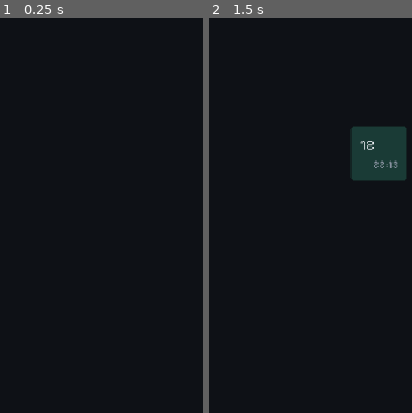
Above: before the commit, frames 1-2 (left to right).
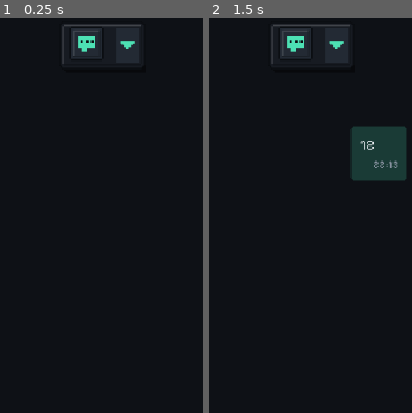
Above: after the commit, the same moments.

Repository: goodview-software/pocket-chat
Game: Godot game, scene res://boot.tscn
Two runs of this game, one before a commit and one after it. Both use one fixed random seed, a clock stepped at 60 frames per second and the inputs below.
Inputs (mouse positions are % of the whole screen's width and height, from its top left):
- Up to frame 1 (0.25 s): no input
- Up to frame 2 (1.5 s): click (50, 96) at 0.52 s; type "12" at 0.6 s; tap Enter (ui_accept) at 1.25 s; move the mouse to (50, 50) at 1.27 s; hold Right from 1.28 s (still down); tap Tab at 1.35 s; click (50, 50) at 1.42 s
The pictures show only the part of the screen within x 49-99%, y 0-50%; the shares and areas given below are measured in that part.

The runs differ from the first frame. In frame 1, 2.4% of the frame differs, in the area x 30-70%, y 1-12%; in frame 2, 2.4%.

Commit message:
Version 0.2.0

Diff:
--- /dev/null
+++ b/hud.gd
@@ -0,0 +1,233 @@
+extends Window
+## HUD overlay pixel art (PC) : bandeau en haut à droite de l'écran avec les personnages, dépliable pour ouvrir un chat.
+## Fenêtre sans bordure, transparente, toujours au-dessus, sans prise de focus. Bulle de notification à l'arrivée d'un message.
+const KPx := preload("res://kit/ui/px.gd")
+const SHEET := preload("res://mascot/goody.png")
+const BODIES := [Color("4de1b4"), Color("ff8fb1"), Color("6aa8ff"), Color("ffa24d"), Color("b58bff"),
+		Color("ffd84d"), Color("ff6b6b"), Color("c9d1da")]
+const MARGIN := 12
+const BOX := 44        # case d'un personnage dans le bandeau
+const ROW_H := 46
+const PANEL_W := 280
+const MAX_STRIP := 4
+const TOAST_SECS := 6.0
+
+var main: Control
+var cv: Control
+var expanded := false
+var toast := {}        # {conv, title, text, mascot, t}
+var hits: Array = []   # [Rect2, String] : "toggle", "open" ou id de conversation
+var hover := -1
+var t := 0.0
+var entries: Array = []
+var font: Font
+var _sig := ""
+
+
+func setup(m: Control) -> void:
+	main = m
+	font = m.get_theme_default_font()
+	title = "Pocket Chat HUD"
+	borderless = true
+	always_on_top = true
+	transparent = true
+	transparent_bg = true
+	unfocusable = true
+	transient = false
+	exclusive = false
+	wrap_controls = false
+	cv = Control.new()
+	cv.set_anchors_preset(Control.PRESET_FULL_RECT)
+	cv.texture_filter = CanvasItem.TEXTURE_FILTER_NEAREST
+	cv.mouse_default_cursor_shape = Control.CURSOR_POINTING_HAND
+	cv.draw.connect(_draw_ui)
+	cv.gui_input.connect(_input_ui)
+	cv.mouse_exited.connect(func(): hover = -1)
+	add_child(cv)
+	_collect()
+	_relayout()
+	visible = true
+
+
+## Appelé par l'app à chaque message entrant.
+func notify(conv: String, who: String, text: String, mascot: int) -> void:
+	toast = {"conv": conv, "title": who, "text": text, "mascot": mascot, "t": TOAST_SECS}
+	_relayout()
+
+
+func _process(d: float) -> void:
+	t += d
+	if not toast.is_empty():
+		toast.t = float(toast.t) - d
+		if float(toast.t) <= 0.0:
+			toast = {}
+			_relayout()
+	_collect()
+	cv.queue_redraw()
+
+
+## Liste des entrées affichées : Général puis contacts en ligne ou avec des messages non lus.
+func _collect() -> void:
+	var l: Array = [{"id": "all", "name": "Général", "mascot": -1, "unread": int(main.unread.get("all", 0))}]
+	var ids: Array = []
+	for id in main.peers:
+		var pr: Dictionary = main.peers[id]
+		if pr.get("self", false):
+			continue
+		var u := int(main.unread.get(id, 0))
+		if main._is_online(pr) or u > 0:
+			ids.append(id)
+	ids.sort_custom(func(a, b): return int(main.unread.get(a, 0)) > int(main.unread.get(b, 0)))
+	for id in ids:
+		l.append({"id": id, "name": str(main.peers[id].name), "mascot": int(main.peers[id].mascot), "unread": int(main.unread.get(id, 0))})
+	entries = l
+	var sig := str(l.map(func(e): return "%s%d" % [e.id, e.unread])) + str(expanded)
+	if sig != _sig:
+		_sig = sig
+		_relayout()
+
+
+func _strip_w() -> int:
+	var n := mini(entries.size(), MAX_STRIP + 1)
+	var extra := 1 if entries.size() > MAX_STRIP + 1 else 0
+	return 16 + n * (BOX + 6) + extra * 30 + 34
+
+
+func _relayout() -> void:
+	if main == null:
+		return
+	var w := PANEL_W if (expanded or not toast.is_empty()) else _strip_w()
+	w = maxi(w, _strip_w())
+	var h := 60
+	if expanded:
+		h += 8 + 14 + entries.size() * ROW_H + ROW_H
+	if not toast.is_empty():
+		h += 8 + 64
+	var scr := DisplayServer.window_get_current_screen(0)
+	var r := DisplayServer.screen_get_usable_rect(scr)
+	size = Vector2i(w, h)
+	position = Vector2i(r.end.x - w - MARGIN, r.position.y + MARGIN)
+	if cv != null:
+		cv.queue_redraw()
+
+
+# ------------------------------------------------------------------ Dessin
+
+func _txt(p: Vector2, s: String, sz: int, col: Color, w := -1.0) -> void:
+	font.draw_string(cv, p, s, HORIZONTAL_ALIGNMENT_LEFT, w, sz, col)
+
+
+func _avatar(r: Rect2, mascot: int, anim_row := 0) -> void:
+	if mascot < 0:  # salon commun : bulle de dialogue
+		KPx.panel(cv, r, Color("232a34"), Color("0b0e12"), false, 1)
+		var c := r.get_center()
+		cv.draw_rect(Rect2(c + Vector2(-10, -9), Vector2(20, 14)), Color("4de1b4"))
+		cv.draw_rect(Rect2(c + Vector2(-6, 5), Vector2(6, 5)), Color("4de1b4"))
+		for i in 3:
+			cv.draw_rect(Rect2(c + Vector2(-7 + i * 6, -4), Vector2(3, 3)), Color("0b0e12"))
+		return
+	var v := clampi(mascot, 0, 7)
+	KPx.panel(cv, r, (BODIES[v] as Color).darkened(0.62), Color("0b0e12"), false, 1)
+	var c2 := r.get_center()
+	cv.draw_texture_rect_region(SHEET, Rect2((c2 - Vector2(16, 16)).round(), Vector2(32, 32)),
+			Rect2((int(t * 3.0) % 4) * 32, (anim_row + v * 5) * 32, 32, 32))
+
+
+func _badge(r: Rect2, n: int) -> void:
+	if n <= 0:
+		return
+	var s := str(mini(n, 99))
+	var bw := 8.0 + 8.0 * s.length()
+	var b := Rect2(r.end.x - bw + 4, r.position.y - 4, bw, 16)
+	cv.draw_rect(b.grow(2), Color.BLACK)
+	cv.draw_rect(b, Color("ff6b6b"))
+	_txt(Vector2(b.position.x + 4, b.position.y + 13), s, 12, Color.WHITE)
+
+
+func _draw_ui() -> void:
+	hits.clear()
+	var W := float(size.x)
+	# --- bandeau
+	var strip := Rect2(0, 0, W, 56)
+	KPx.panel(cv, strip, Color("171b22"), Color("0b0e12"), true, 2)
+	var x := 12.0
+	var shown := mini(entries.size(), MAX_STRIP + 1)
+	for i in shown:
+		var e: Dictionary = entries[i]
+		var r := Rect2(x, 6, BOX - 4, BOX - 4)
+		_avatar(r, int(e.mascot), 0)
+		_badge(r, int(e.unread))
+		hits.append([Rect2(x, 4, BOX, 48), str(e.id)])
+		x += BOX + 6
+	if entries.size() > shown:
+		_txt(Vector2(x + 2, 34), "+%d" % (entries.size() - shown), 16, Color("8892a0"))
+		x += 30
+	var tg := Rect2(W - 34, 8, 26, 40)
+	cv.draw_rect(tg, Color("232a34") if hover != hits.size() else Color("2f3947"))
+	var cc := tg.get_center()
+	var dir := -1.0 if expanded else 1.0  # flèche vers le bas / le haut
+	for k in 4:
+		cv.draw_rect(Rect2(cc.x - 8 + k * 2, cc.y - 4 * dir + k * 2 * dir - 1, 16 - k * 4, 3), Color("4de1b4"))
+	hits.append([Rect2(W - 38, 0, 38, 56), "toggle"])
+	var y := 64.0
+	# --- liste dépliée
+	if expanded:
+		var ph := 14.0 + entries.size() * ROW_H + ROW_H
+		KPx.panel(cv, Rect2(0, y, W, ph), Color("171b22"), Color("0b0e12"), true, 2)
+		var ry := y + 10.0
+		for e in entries:
+			var rr := Rect2(8, ry, W - 16, ROW_H - 2)
+			if hover == hits.size():
+				cv.draw_rect(rr, Color("232a34"))
+			_avatar(Rect2(14, ry + 3, 38, 38), int(e.mascot), 0)
+			_txt(Vector2(62, ry + 28), str(e.name), 17, Color("e8ecf1"), W - 62 - 40)
+			_badge(Rect2(W - 40, ry + 12, 20, 20), int(e.unread))
+			hits.append([rr, str(e.id)])
+			ry += ROW_H
+		var orr := Rect2(8, ry + 2, W - 16, ROW_H - 6)
+		cv.draw_rect(orr, Color("4de1b4") if hover == hits.size() else Color("2d8c70"))
+		_txt(Vector2(orr.position.x + 14, orr.position.y + 26), "OUVRIR POCKET CHAT", 15, Color("0b0e12"))
+		hits.append([orr, "open"])
+		y += ph + 8.0
+	# --- bulle de notification
+	if not toast.is_empty():
+		var tr := Rect2(0, y, W, 64)
+		KPx.panel(cv, tr, Color("232a34"), Color("4de1b4"), true, 2)
+		_avatar(Rect2(8, y + 10, 44, 44), int(toast.mascot), 1)
+		_txt(Vector2(62, y + 26), str(toast.title), 15, Color("4de1b4"), W - 72)
+		_txt(Vector2(62, y + 48), str(toast.text), 15, Color("e8ecf1"), W - 72)
+		hits.append([tr, "toast"])
+
+
+# ------------------------------------------------------------------ Entrées souris
+
+func _input_ui(e: InputEvent) -> void:
+	if e is InputEventMouseMotion:
+		var h := -1
+		for i in hits.size():
+			if (hits[i][0] as Rect2).has_point(e.position):
+				h = i
+				break
+		if h != hover:
+			hover = h
+	elif e is InputEventMouseButton and e.pressed and e.button_index == MOUSE_BUTTON_LEFT:
+		for hh in hits:
+			if (hh[0] as Rect2).has_point(e.position):
+				_act(str(hh[1]))
+				return
+
+
+func _act(id: String) -> void:
+	match id:
+		"toggle":
+			expanded = not expanded
+			_relayout()
+		"open":
+			main.hud_open("")
+		"toast":
+			var c := str(toast.get("conv", ""))
+			toast = {}
+			_relayout()
+			main.hud_open(c)
+		_:
+			main.hud_open(id)
--- a/main.gd
+++ b/main.gd
@@ -339,6 +339,8 @@
 var my_mascot := 0
 var pref_name := ""
 var auto_accept := false
+var hud_on := true
+var hud: Window = null
 var profile_t := 0.0
 var beacon_t := 0.0
 
@@ -418,6 +420,32 @@
 	else:
 		_show("home")
 	_start_updates()
+	_apply_hud()
+
+
+## HUD overlay (PC seulement, pas en test headless).
+func _apply_hud() -> void:
+	var want := hud_on and not is_android and test_role == "" and DisplayServer.get_name() != "headless"
+	if want and hud == null:
+		hud = preload("res://hud.gd").new()
+		add_child(hud)
+		hud.setup(self)
+	elif not want and hud != null:
+		hud.queue_free()
+		hud = null
+
+
+## Ouvre une conversation (ou l'accueil si conv == "") et ramène la fenêtre au premier plan.
+func hud_open(conv: String) -> void:
+	var w := get_window()
+	if w.mode == Window.MODE_MINIMIZED:
+		w.mode = Window.MODE_WINDOWED
+	w.move_to_foreground()
+	w.grab_focus()
+	if conv == "":
+		_show("home")
+	else:
+		_open(conv)
 
 ## Mise à jour automatique commune aux apps Goodview (kit/update) : carte pixel art, bouton vert « METTRE À JOUR ».
 func _start_updates() -> void:
@@ -460,6 +488,7 @@
 		pref_name = str(cf.get_value("me", "name", ""))
 		my_mascot = int(cf.get_value("me", "mascot", randi() % 8))
 		auto_accept = bool(cf.get_value("me", "auto", false))
+		hud_on = bool(cf.get_value("me", "hud", true))
 	if me_id == "":
 		me_id = "%08x" % (randi() & 0x7fffffff)
 		my_mascot = randi() % 8
@@ -490,6 +519,7 @@
 	cf.set_value("me", "name", pref_name)
 	cf.set_value("me", "mascot", my_mascot)
 	cf.set_value("me", "auto", auto_accept)
+	cf.set_value("me", "hud", hud_on)
 	cf.save(_p("pref.cfg"))
 	var pd := {}
 	for id in peers:
@@ -955,6 +985,11 @@
 			unread[conv] = int(unread.get(conv, 0)) + 1
 			if not get_window().has_focus():
 				DisplayServer.window_request_attention()
+				if hud != null:
+					var who := str(peers[m.from].name) if peers.has(str(m.get("from", ""))) else "?"
+					var mo := int(peers[m.from].mascot) if peers.has(str(m.get("from", ""))) else 0
+					var body := str(m.get("text", "")) if m.get("k", "") == "t" else "Fichier : " + str(m.get("name", ""))
+					hud.notify(conv, who + (" · Général" if conv == "all" else ""), body.replace("\n", " "), mo)
 		if page == "chat" and cur == conv:
 			stick = 3
 	elif conv == cur:
@@ -1488,6 +1523,24 @@
 	h1.add_child(tg)
 	c1.add_child(h1)
 	p_set.add_child(c1)
+	if not is_android:
+		var ch := Card.new()
+		var hh := HBoxContainer.new()
+		hh.add_theme_constant_override("separation", 12)
+		var hi := IconBtn.new("people", 44)
+		hi.col = C_OK
+		hi.mouse_filter = Control.MOUSE_FILTER_IGNORE
+		hh.add_child(hi)
+		hh.add_child(_spacer())
+		var ht := Toggle.new()
+		ht.set_on(hud_on)
+		ht.toggled.connect(func(on: bool):
+			hud_on = on
+			_apply_hud()
+			_save_soon())
+		hh.add_child(ht)
+		ch.add_child(hh)
+		p_set.add_child(ch)
 	var c2 := Card.new()
 	var v2 := VBoxContainer.new()
 	v2.add_theme_constant_override("separation", 8)
--- a/project.godot
+++ b/project.godot
@@ -15,9 +15,11 @@
 window/stretch/mode="canvas_items"
 window/stretch/aspect="expand"
 window/handheld/orientation=1
+window/per_pixel_transparency/allowed=true
 
 [rendering]
 
 renderer/rendering_method="gl_compatibility"
+viewport/transparent_background=true
 renderer/rendering_method.mobile="gl_compatibility"
 textures/vram_compression/import_etc2_astc=true
--- a/version.gd
+++ b/version.gd
@@ -1,2 +1,2 @@
 ## Version du programme (mise à jour par release.sh).
-const VERSION := "0.1.3"
+const VERSION := "0.2.0"
Not shown, changed: export_presets.cfg
Not shown, added: hud.gd.uid
Not shown, added: kit/fonts.gd.uid
Not shown, added: kit/fonts/Inter-400.woff2.import
Not shown, added: kit/fonts/Inter-500.woff2.import
Not shown, added: kit/fonts/Inter-600.woff2.import
Not shown, added: kit/fonts/Inter-700.woff2.import
Not shown, added: kit/fonts/Inter-ext-400.woff2.import
Not shown, added: kit/fonts/Inter-ext-500.woff2.import
Not shown, added: kit/fonts/Inter-ext-600.woff2.import
Not shown, added: kit/fonts/Inter-ext-700.woff2.import
Not shown, added: kit/fonts/PixelifySans.ttf.import
(and 101 more such lines)
